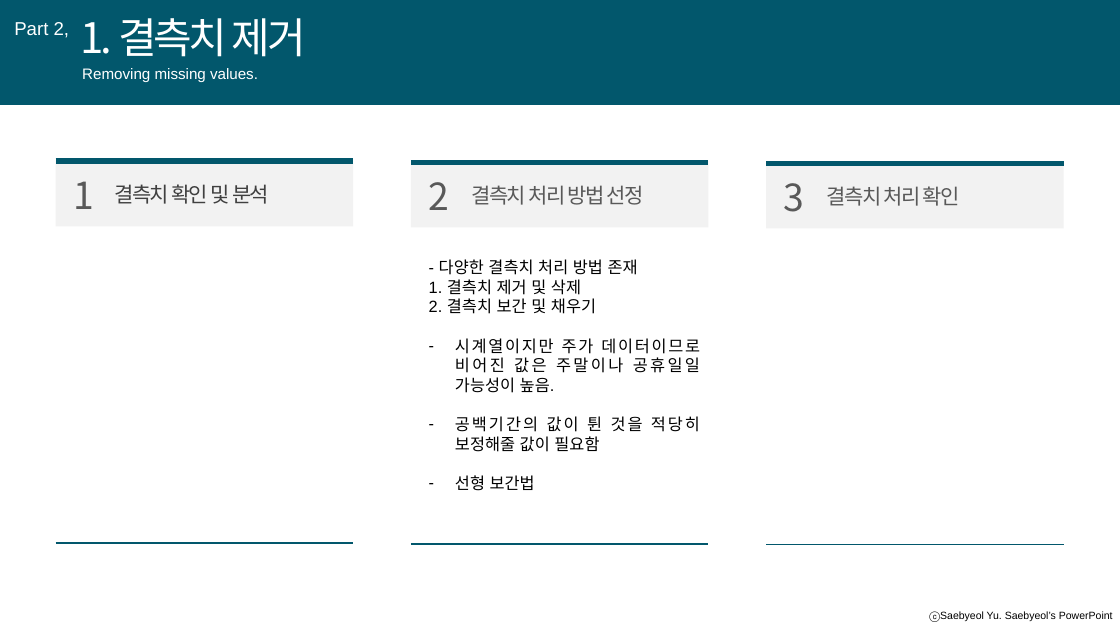
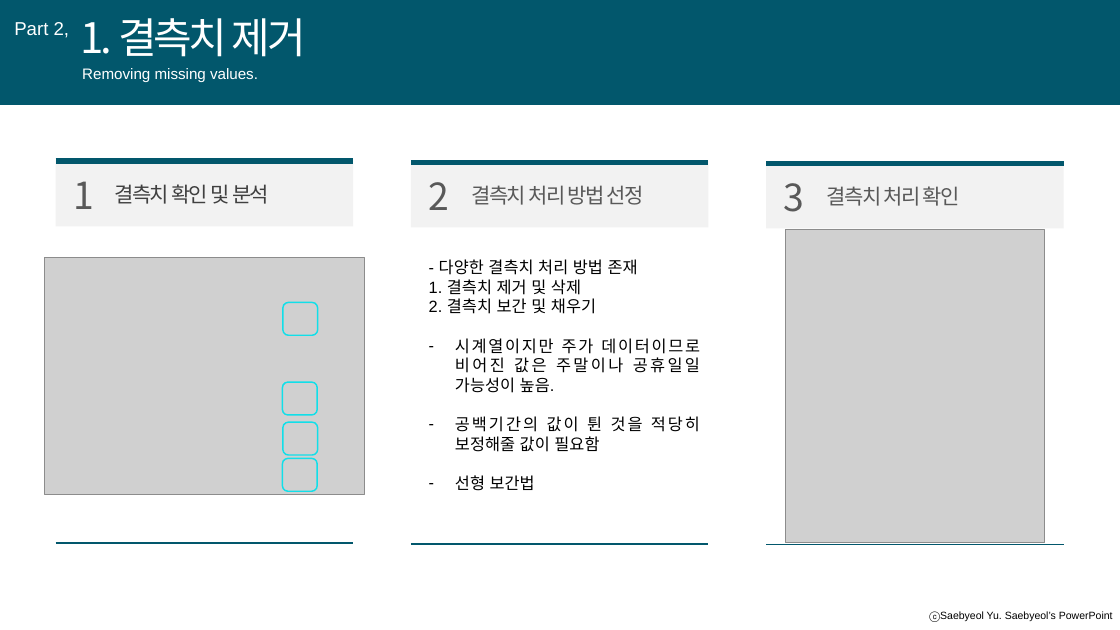
Before and after one commit to A-dongl/P3_kospi, a slide deck: slide 11 of 2차 발표자료.pptx (slide 7 before the commit). Drawn at 1120x630 pixels with LibreOffice and Linux fonts; fonts in the diff are those of the drawing; grey boxes stand for pictures. Boxes give left, top, right and bottom in pixels: in the first picture for what was removed or moved away, otherwise in the second. Text is boxed around its words. In the diff, an @@ line names an element or a change of style, - is before the commit and + after.

```diff
--- a/2차 발표자료.pptx
+++ b/2차 발표자료.pptx
@@ picture added at [786, 229, 1045, 543] @@
@@ picture added at [45, 258, 365, 494] @@
@@ rounded rectangle added at [283, 302, 318, 335], outline #11DFE9 1.25 pt @@
@@ rounded rectangle added at [282, 382, 317, 415], outline #11DFE9 1.25 pt @@
@@ rounded rectangle added at [283, 423, 318, 455], outline #11DFE9 1.25 pt @@
@@ rounded rectangle added at [282, 459, 317, 492], outline #11DFE9 1.25 pt @@
```
Also in this commit, not shown: 10 other slides changed, 10 slides added, 11 slides removed, 1 other file.
